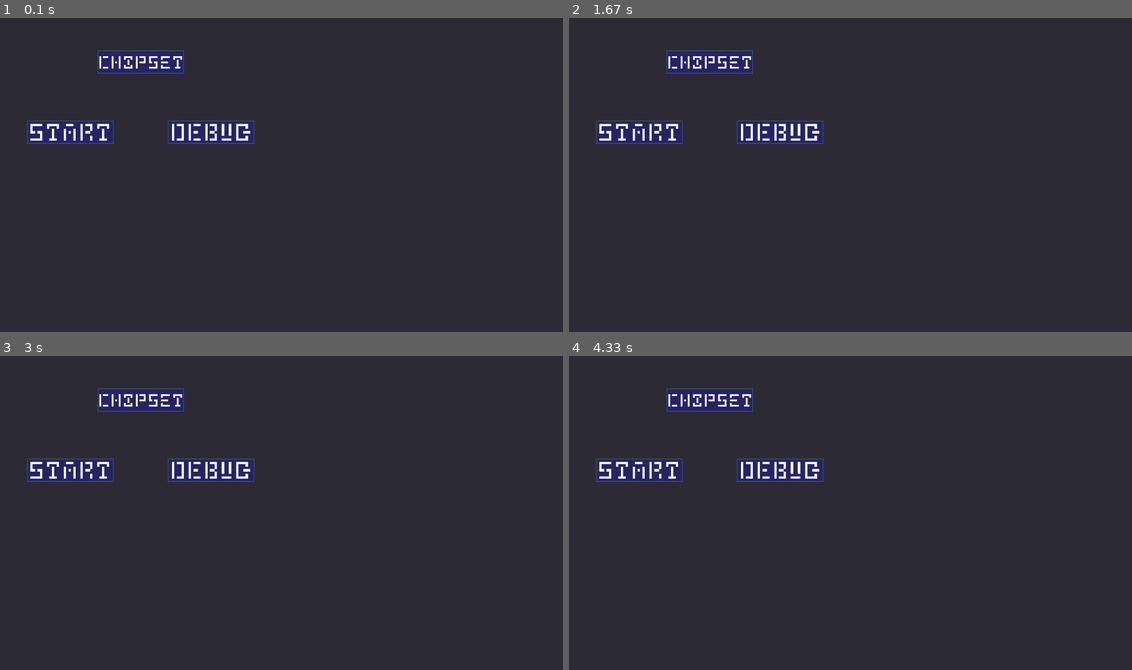
Above: before the commit, frames 1-4 (two rows, left to right).
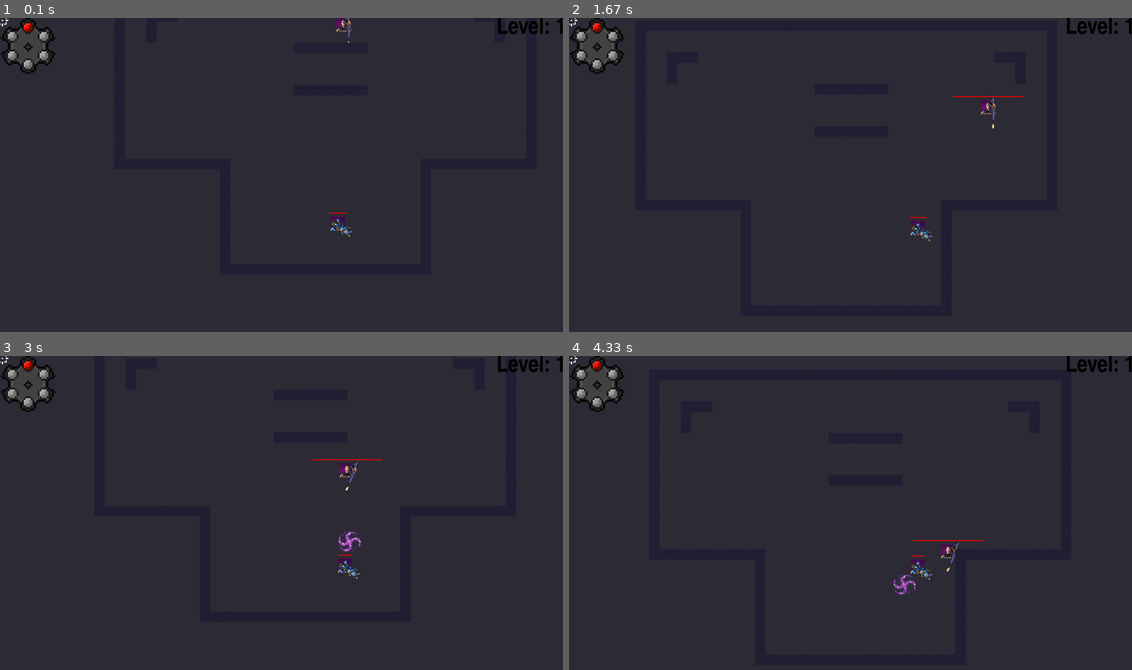
Above: after the commit, the same moments.

Repository: RyDawg-Studios/Chipset
Game: pygame game, started from main.py
Same seed, same stepped clock (60 frames per second), same inputs: the game is played once before the commit and once after it.
Inputs:
- Up to frame 1 (0.1 s): no input
- Up to frame 2 (1.67 s): hold Right 0.33-0.8 s; hold Up 0.83-1.3 s; hold Right from 1.33 s (still down)
- Up to frame 3 (3 s): release Right at 1.8 s; hold Left 1.83-2.37 s; hold Down 2.4-2.87 s; hold Left from 2.9 s (still down)
- Up to frame 4 (4.33 s): release Left at 3.37 s; hold Up 3.4-3.87 s; hold Right from 3.9 s (still down)

The runs differ from the first frame. In frame 1, 4.4% of the frame differs, in the area x 0-100%, y 0-70%; in frame 2, 4.5%; in frame 3, 4.7%, in the area x 0-100%, y 0-72%; in frame 4, 4.6%.

Commit message:
bro what
what was he cooking?

Diff:
--- a/data/topdownshooter/TopDownShooter.py
+++ b/data/topdownshooter/TopDownShooter.py
@@ -42,7 +42,7 @@
 
     def activate(self):
         super().activate()
-        self.changelevel(MainMenu)
+        self.changelevel(BossLevel)
 
     def restart(self):
         self.pde.player_manager.clear()
--- a/data/topdownshooter/content/levels/BossLevel.py
+++ b/data/topdownshooter/content/levels/BossLevel.py
@@ -9,6 +9,7 @@
 from data.topdownshooter.content.objects.player.player import ShooterPlayer
 from data.topdownshooter.content.objects.turret.turret import Turret
 from data.topdownshooter.content.objects.weapon.weapons.weapons import DevGun, Pistol
+from data.topdownshooter.content.objects.widget.shooterwidget import ShooterWidget
 
 
 
@@ -19,21 +20,23 @@
 
         lm = self.objectManager.add_object(LevelLoader(man=self.objectManager, pde=pde, position=[-240, -240],level="default"))
 
+        p = self.objectManager.add_object(ShooterPlayer(man=self.objectManager, pde=pde, position=lm.objects['p'][0], hp=self.pde.game.playerData.hp))
+
+        self.pde.game.ui = self.pde.display_manager.userInterface.add_object(ShooterWidget(man=self.pde.display_manager.userInterface, pde=self.pde, owner=p))
+
 
         b = self.objectManager.add_object(BossEnemy(man=self.objectManager, pde=pde, position=lm.objects['b'][0]))
 
         b.onDeathEvent.bind(self.on_boss_killed)
 
-        p = self.objectManager.add_object(ShooterPlayer(man=self.objectManager, pde=pde, position=lm.objects['p'][0], hp=self.pde.game.playerData.hp))
 
-        x = self.pde.game.playerData.loadout[0]
+        x = self.pde.game.playerData
 
-        if x is not NoneType:
-            w = x(man=self.objectManager, pde=self.pde, owner=p, position=[0,0])
-            p.weapon = self.objectManager.add_object(obj=w)
-        else:
-            w = None
-            p.weapon = w
+        p.weapons = x.loadout
+
+        p.currentweapon = x.currentWeapon
+        p.switchweapon(p.currentweapon)
+
 
 
     def on_boss_killed(self, enemy, killer):
--- a/data/topdownshooter/content/levels/DevLevel.py
+++ b/data/topdownshooter/content/levels/DevLevel.py
@@ -16,7 +16,7 @@
 from data.topdownshooter.content.objects.weapon.hitmarker.hitmarker import Hitmarker
 from data.topdownshooter.content.objects.weapon.pickup.pickupweapon import PickupWeapon
 from data.topdownshooter.content.objects.weapon.weapons.weapon import WeaponData
-from data.topdownshooter.content.objects.weapon.weapons.weap …(358 unchanged characters)… Rifle, SpawnerWeapon, SplatGun, Starmada
+from data.topdownshooter.content.objects.weapon.weapons.weap …(358 unchanged characters)… Rifle, SpawnerWeapon, SplatGun, Starmada, Terminator
 from data.topdownshooter.content.objects.widget.fadeout import FadeOut
 from data.topdownshooter.content.objects.widget.shooterwidget import ShooterWidget
 
@@ -35,7 +35,7 @@
 
 
         #self.objectManager.add_object(ShooterEnemy(man=self.objectManager, pde=pde, position=[732/2, 412/2], weapon=LaserMachineGun))
-        itemlist = [SMG, AutomaticRifle, SniperRifle, LaserM …(278 unchanged characters)… , P90, Scorcher, InfinityRifle, Buckshot]
+        itemlist = [SMG, AutomaticRifle, SniperRifle, LaserM …(278 unchanged characters)… , P90, Scorcher, InfinityRifle, Buckshot, Terminator]
 
         c = 0
         r = 0
--- a/data/topdownshooter/content/objects/hazard/blackhole/blackhole.py
+++ b/data/topdownshooter/content/objects/hazard/blackhole/blackhole.py
@@ -9,7 +9,7 @@
 
 
 class BlackHole(Actor):
-    def __init__(self, man, pde, owner, position=[0, 0], scale=[64, 64], lifetime=-1, color='blue'):
+    def __init__(self, man, pde, owner, position=[0, 0], scale=[64, 64], lifetime=260, color='blue'):
         super().__init__(man, pde)
         self.position = position
         self.scale = scale
--- a/data/topdownshooter/content/objects/player/player_data_object.py
+++ b/data/topdownshooter/content/objects/player/player_data_object.py
@@ -6,5 +6,5 @@
     def __init__(self):
         self.hp = 400
         self.maxhp = 400
-        self.loadout = [WeaponData(Buckshot)]
+        self.loadout = [WeaponData(LaserMachineGun)]
         self.currentWeapon = 1
--- a/data/topdownshooter/content/objects/weapon/bullets/bullets.py
+++ b/data/topdownshooter/content/objects/weapon/bullets/bullets.py
@@ -511,3 +511,8 @@
                             self.rect.top = object.rect.bottom
                             self.collideInfo["Top"] = True
                             self.collide(self, "Top")
+
+class VelocityRocket(Rocket):
+    def construct(self):
+        super().construct()
+        self.speed = 20
--- a/data/topdownshooter/content/objects/weapon/weapons/weapons.py
+++ b/data/topdownshooter/content/objects/weapon/weapons/weapons.py
@@ -3,7 +3,7 @@
 from data.engine.sprite.sprite_component import SpriteComponent
 from data.topdownshooter.content.objects.hazard.jumpscare.jumpscare import Jumpscare
 from data.topdownshooter.content.objects.weapon.weapons.weapon import Weapon
-from data.topdownshooter.content.objects.weapon.bullets.bull …(280 unchanged characters)… armadaBullet, TurretBullet, PistolBullet
+from data.topdownshooter.content.objects.weapon.bullets.bull …(280 unchanged characters)… armadaBullet, TurretBullet, PistolBullet, VelocityRocket
 from data.topdownshooter.content.objects.weapon.upgrade.upgrades import DisarmamentUpgrade, ExplosiveBulletsUpgrade, GrenadeLauncherUpgrade, SecondWindUpgrade, SplitStreamUpgrade, VamprismUpgrade
 
 class AutomaticRifle(Weapon):
@@ -317,3 +317,8 @@
     def __init__(self, man, pde, owner, position):
         super().__init__(man, pde, owner, id="Buckshot", position=position)
         self.bullet = BuckshotBullet
+
+class Terminator(Weapon):
+    def __init__(self, man, pde, owner, position):
+        super().__init__(man, pde, owner, id="Terminator", position=position)
+        self.bullet = VelocityRocket
--- a/data/topdownshooter/data/weapondata.json
+++ b/data/topdownshooter/data/weapondata.json
@@ -644,6 +644,25 @@
             "shotangles": [-10, -5, 5, 10, 0],
             "damagemultiplier": 1.5
         }
+    },
+    "Terminator":
+    {
+        "textinfo":{
+            "name": "Terminator",
+            "desc": "Rapid-fire rockets",
+            "flavor": "Pure Chaos"
+        },
+        "transforminfo":{
+            "scale": [104, 44],
+            "sprite": "data\\topdownshooter\\assets\\sprites\\weapons\\scorcher\\scorcher.png"
+
+        },
+        "statinfo":{
+            "firerate": 10,
+            "shotspread": 5,
+            "shotangles": [0],
+            "damagemultiplier": 1
+        }
     }
 
 }
